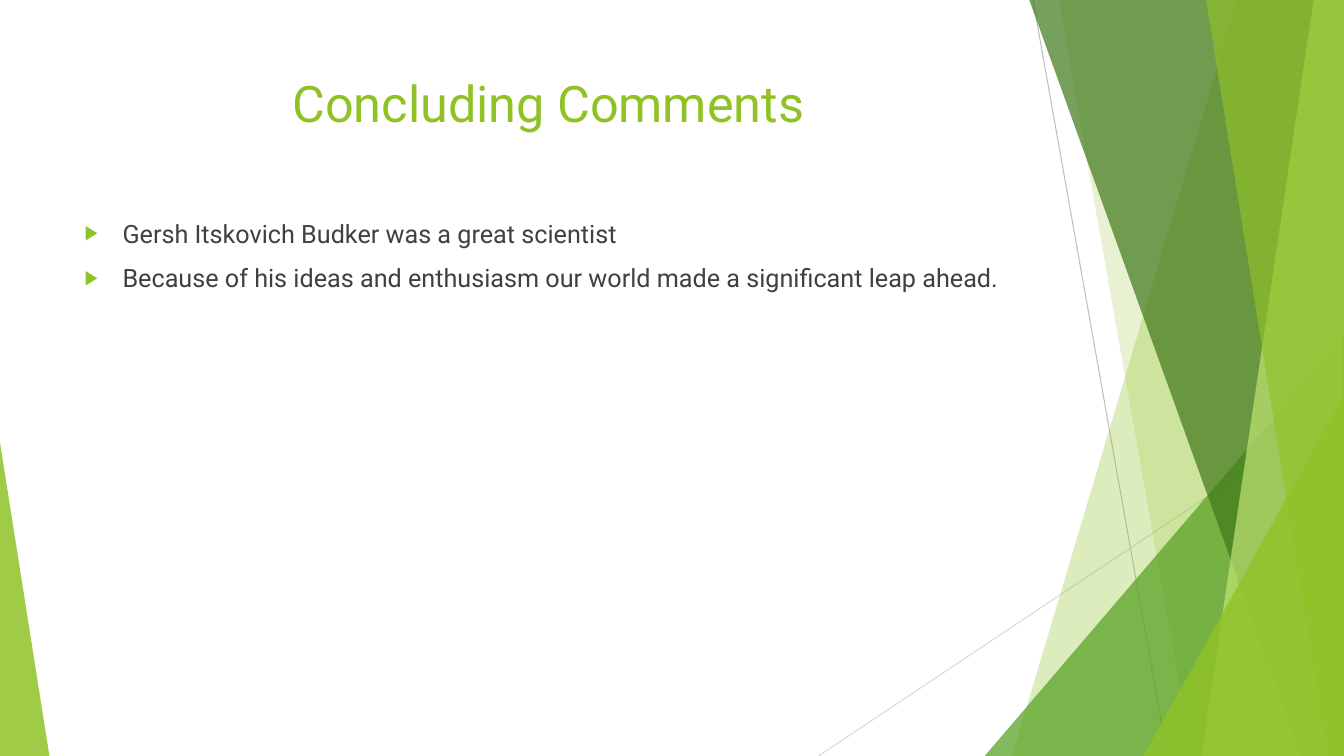
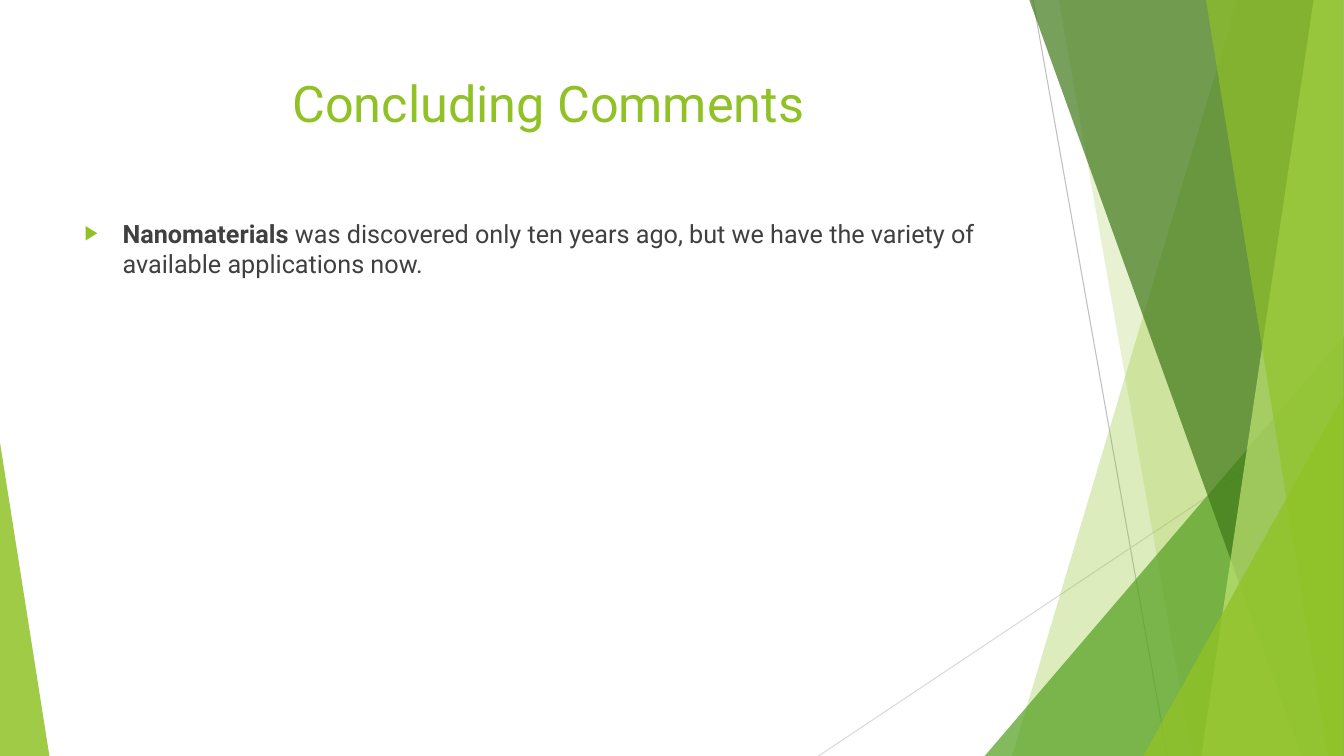
Before and after one commit to Vlad-ole/Presentations, a slide deck: slide 7 of News/News.pptx. Drawn at 1344x756 pixels with LibreOffice and Linux fonts; fonts in the diff are those of the drawing. Boxes give left, top, right and bottom in pixels: in the first picture for what was removed or moved away, otherwise in the second. Text is boxed around its words. In the diff, an @@ line names an element or a change of style, - is before the commit and + after.

```diff
--- a/News/News.pptx
+++ b/News/News.pptx
@@ text at [123, 224, 974, 278]: text changed @@
-▶ Gersh Itskovich Budker was a great scientist
-▶ Because of his ideas and enthusiasm our world made a significant leap ahead.
+▶ Nanomaterials was discovered only ten years ago, but we have the variety of available applications now.
```
Also in this commit, not shown: 1 other slide changed, 1 slide added, 1 slide removed, 1 other file.
